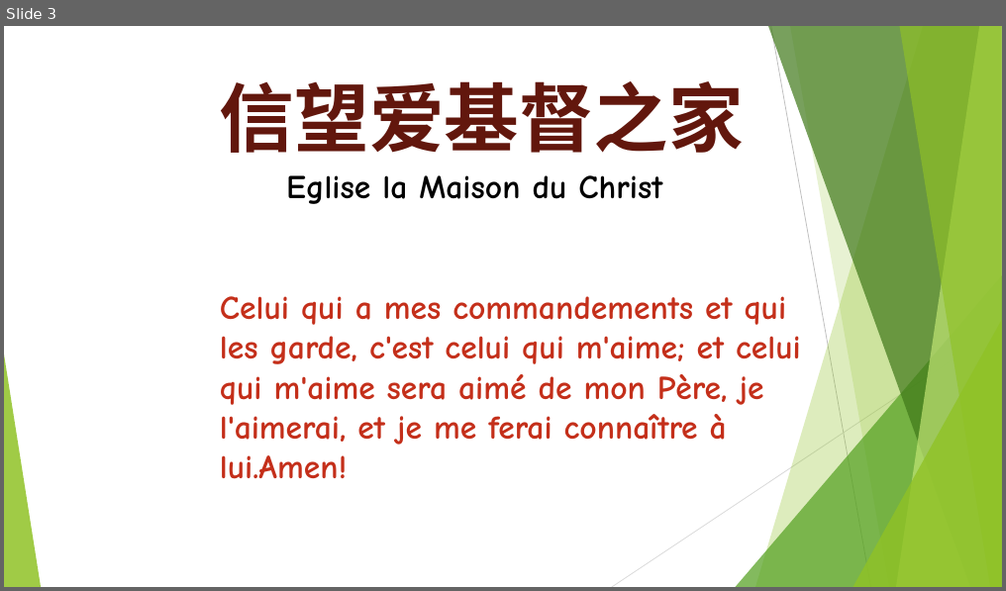
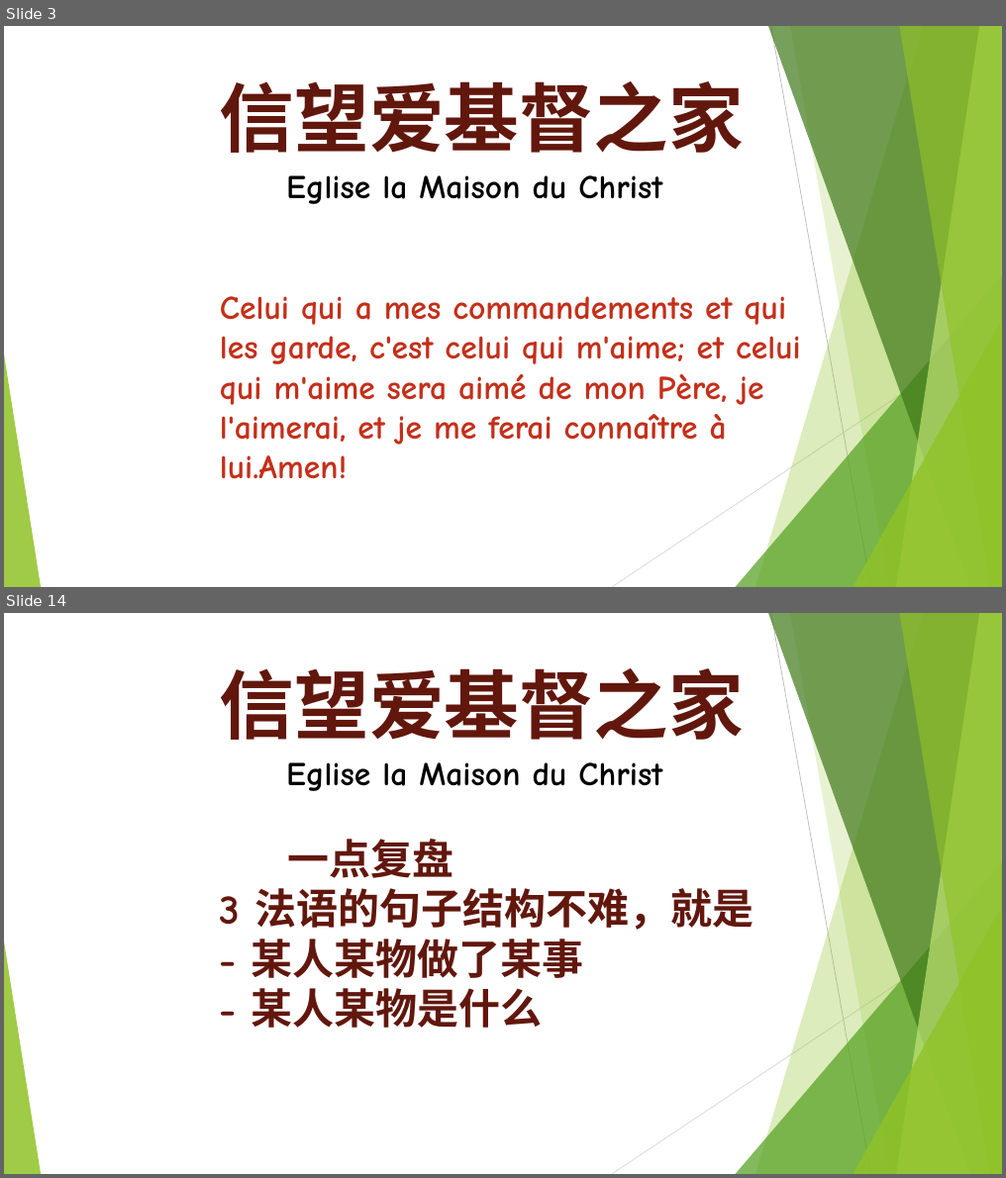
Before and after one commit to WANGZijian1994/SildePPT, a slide deck: 2026-02-22 法语课.pptx. Shown one above the other, each under a label of ours: slide 3 before the commit, slides 3 and 14 after it; the slides between them are not shown. The pictures are 1006x591 and 1006x1178 pixels, drawn with LibreOffice and Linux fonts; fonts in the diff are those of the drawing. Boxes give left, top, right and bottom in pixels: in the first picture for what was removed or moved away, otherwise in the second. Text is boxed around its words. In the diff, an @@ line names an element or a change of style, - is before the commit and + after.

```diff
--- a/2026-02-22 法语课.pptx
+++ b/2026-02-22 法语课.pptx
@@ slide 14 added at (4,613,1002,1174), background #FFFFFF; not listed: 10 template elements that a slide beside it also shows @@
@@ text added at (220,668,753,1028), 40 pt, text #62170D, bold @@
+信望爱基督之家
+Eglise la Maison du Christ
+一点复盘
+3 法语的句子结构不难，就是
+- 某人某物做了某事
+- 某人某物是什么
```
Also in this commit, not shown: 22 other slides added, 3 other files.
